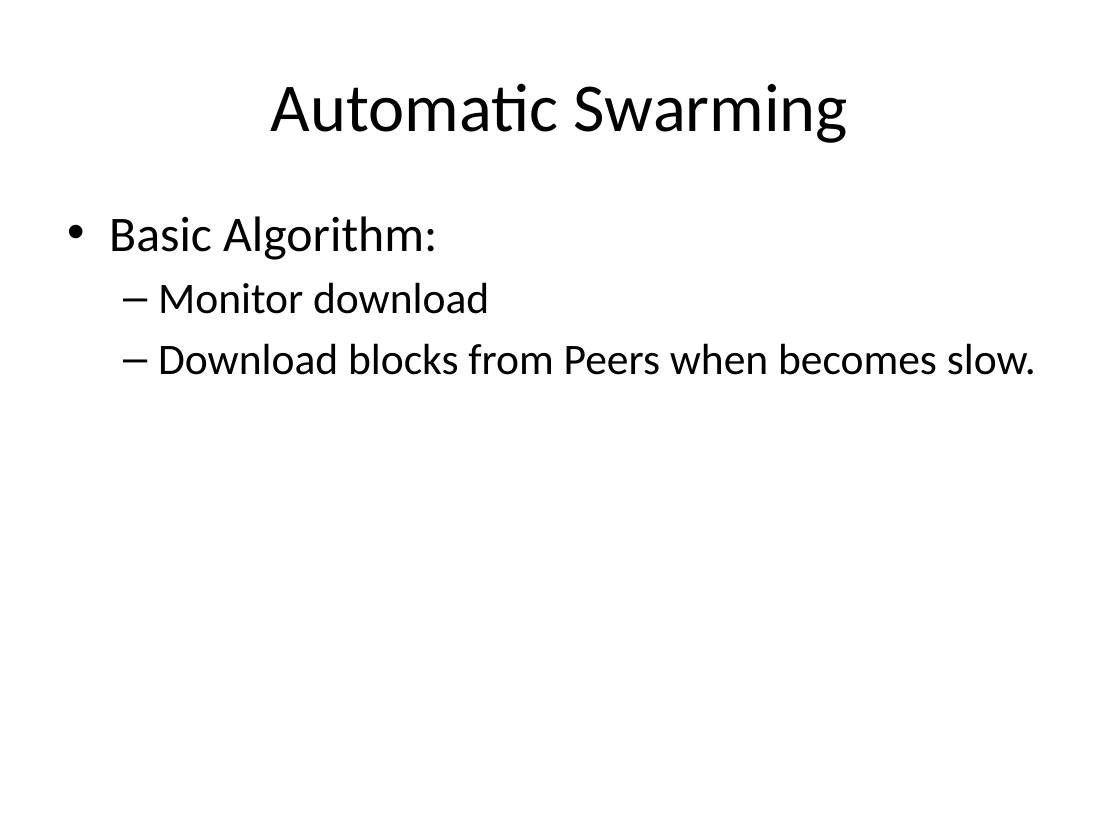
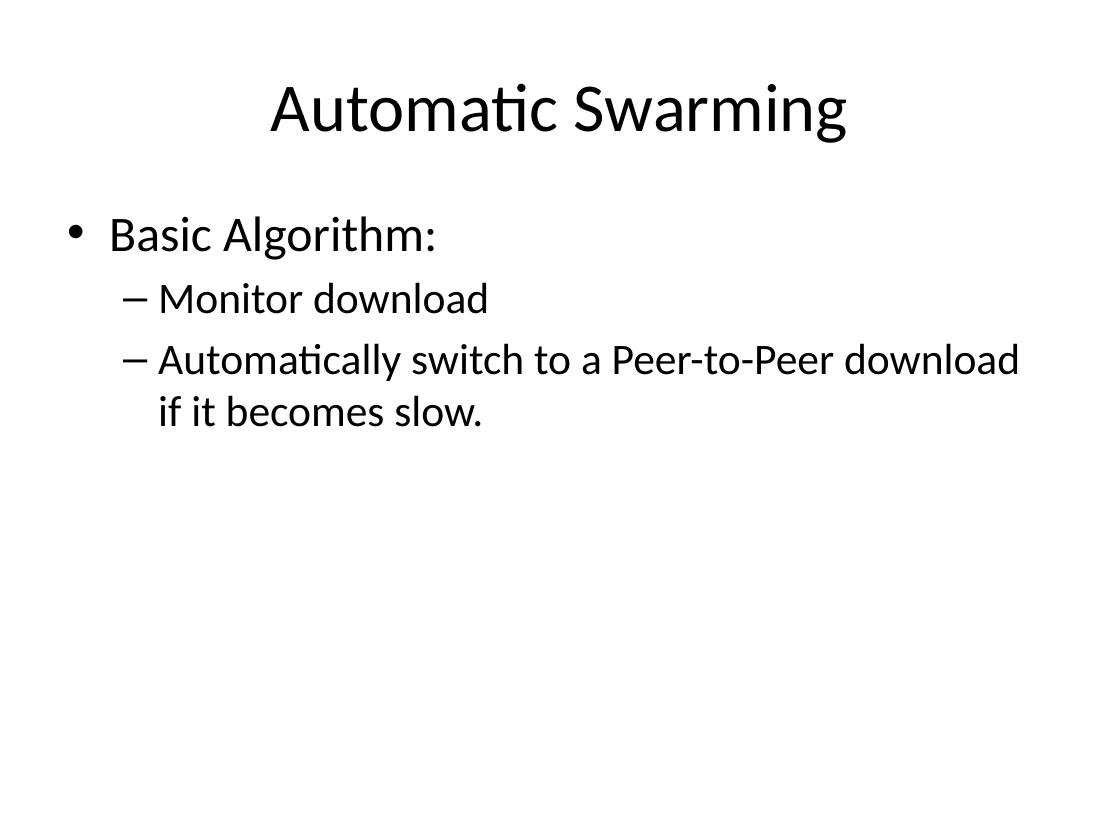
Before and after one commit to rdp/p2pwebclient, a slide deck: slide 14 of thesis_presentation/How to Make the Internet Faster.pptx (slide 9 before the commit). Drawn at 1120x840 pixels with LibreOffice and Linux fonts; fonts in the diff are those of the drawing. Boxes give left, top, right and bottom in pixels: in the first picture for what was removed or moved away, otherwise in the second. Text is boxed around its words. In the diff, an @@ line names an element or a change of style, - is before the commit and + after.

```diff
--- a/thesis_presentation/How to Make the Internet Faster.pptx
+++ b/thesis_presentation/How to Make the Internet Faster.pptx
@@ text at [158, 343, 1020, 427]: text changed @@
-  – Download blocks from Peers when becomes slow.
+  – Automatically switch to a Peer-to-Peer download if it becomes slow.
```
Also in this commit, not shown: 6 other slides changed, 8 slides added, 1 slide removed, 2 other files.
